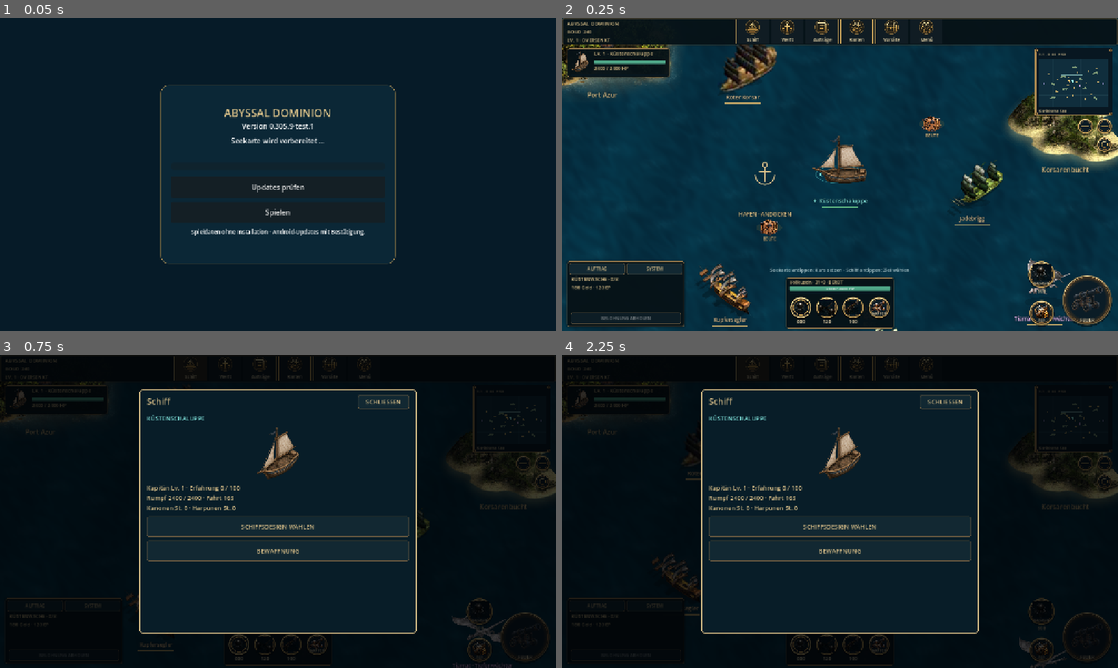
Above: before the commit, frames 1-4 (two rows, left to right).
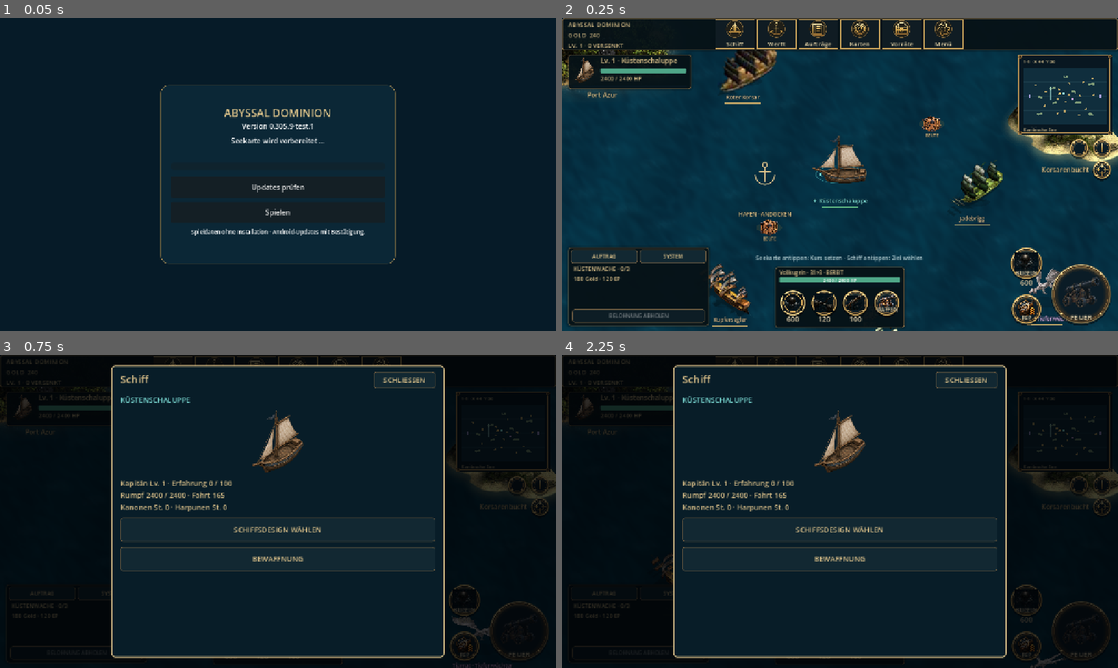
Above: after the commit, the same moments.

Repository: Broosskyy/Abyssal-Dominion-Beta
Game: Godot game, scene res://updater/launcher.tscn
The game is run twice, just before and just after one commit, with the same random seed, the same clock (stepped at 60 frames per second) and the same inputs.
Inputs:
- Up to frame 1 (0.05 s): no input
- Up to frame 2 (0.25 s): no input
- Up to frame 3 (0.75 s): click "Schiff" at 0.5 s
- Up to frame 4 (2.25 s): click "Werft" at 1.25 s; click "Aufträge" at 2 s

Frame 1 is identical in both runs. In frame 2, 17% of the frame differs, in the area x 0-100%, y 0-100%; in frame 3, 14%; in frame 4, 14%.

Commit message:
Enlarge mobile HUD and add persistent display profiles with scale-safe touch controls

Diff:
--- a/rebuild/m3052/nautical_button.gd
+++ b/rebuild/m3052/nautical_button.gd
@@ -23,7 +23,7 @@
 		draw_rect(Rect2(Vector2(1,1),size-Vector2(2,2)),gold,false,1.0)
 		draw_circle(Vector2(size.x*.5,19),17,Color("201f18"));draw_circle(Vector2(size.x*.5,19),16,Color("7e673d"),false,1,true)
 		if art!=null:draw_texture_rect(art,Rect2(Vector2(size.x*.5-14,5),Vector2(28,28)),false,Color.WHITE if not disabled else Color(.5,.5,.5))
-		var title_size=10 if size.x>=66 else 9
+		var title_size=12 if size.x>=66 else 10
 		var w=font.get_string_size(caption,HORIZONTAL_ALIGNMENT_LEFT,-1,title_size).x
 		draw_string(font,Vector2((size.x-w)*.5,size.y-6),caption,HORIZONTAL_ALIGNMENT_LEFT,-1,title_size,Color("f2dfb1"))
 		return
@@ -36,6 +36,11 @@
 		draw_circle(center,radius-t*radius*.22,Color("4c3820").lerp(Color("0b1c26"),t))
 	draw_circle(center,radius,gold,false,2.0,true)
 	draw_circle(center,radius-4,Color("80623a"),false,1.0,true)
+	# Small brass fasteners and a glass sheen keep each control readable at phone scale.
+	for angle in [PI*.25,PI*.75,PI*1.25,PI*1.75]:
+		var rivet=center+Vector2(cos(angle),sin(angle))*(radius-2)
+		draw_circle(rivet,1.5,Color("edcf89"))
+	draw_arc(center,radius-6,PI*1.05,PI*1.75,20,Color(1,.9,.6,.16),3,true)
 	draw_arc(center,radius-1,PI*1.05,PI*1.8,28,Color("fae1a0"),1.3,true)
 	if art!=null:
 		var dimensions=art.get_size()*diameter*.68/maxf(art.get_width(),art.get_height())
@@ -43,11 +48,11 @@
 	if hot:draw_circle(center,radius-6,Color("dfb15c"),false,1.2,true)
 	if cooldown>0:draw_arc(center,radius-7,-PI*.5,-PI*.5+TAU*(1-clampf(cooldown,0,1)),36,Color("e3bf76"),2,true)
 	if not caption.is_empty():
-		var fs=11 if diameter>70 else 9
+		var fs=14 if diameter>70 else 10
 		var w=font.get_string_size(caption,HORIZONTAL_ALIGNMENT_LEFT,-1,fs).x
 		draw_string_outline(font,Vector2(center.x-w*.5,diameter-9),caption,HORIZONTAL_ALIGNMENT_LEFT,-1,fs,3,Color("071018"))
 		draw_string(font,Vector2(center.x-w*.5,diameter-9),caption,HORIZONTAL_ALIGNMENT_LEFT,-1,fs,Color("f3e0b6"))
 	if not quantity.is_empty():
-		var w=font.get_string_size(quantity,HORIZONTAL_ALIGNMENT_LEFT,-1,12).x
-		draw_string_outline(font,Vector2(center.x-w*.5,size.y-2),quantity,HORIZONTAL_ALIGNMENT_LEFT,-1,12,3,Color("071018"))
-		draw_string(font,Vector2(center.x-w*.5,size.y-2),quantity,HORIZONTAL_ALIGNMENT_LEFT,-1,12,Color("f3e0b6"))
+		var w=font.get_string_size(quantity,HORIZONTAL_ALIGNMENT_LEFT,-1,14).x
+		draw_string_outline(font,Vector2(center.x-w*.5,size.y-2),quantity,HORIZONTAL_ALIGNMENT_LEFT,-1,14,3,Color("071018"))
+		draw_string(font,Vector2(center.x-w*.5,size.y-2),quantity,HORIZONTAL_ALIGNMENT_LEFT,-1,14,Color("f3e0b6"))
--- a/rebuild/m3052/sea_map.gd
+++ b/rebuild/m3052/sea_map.gd
@@ -6,6 +6,7 @@
 const VISUALS = preload("res://ship_visuals.gd")
 const USER_ROOT := "res://assets/user/"
 const SAVE := "user://captain_m3052.json"
+const HUD_SAVE := "user://display_m3052.json"
 const GOLD := Color("dcc18a")
 const CYAN := Color("80e3dc")
 var sim := SIM.new()
@@ -97,10 +98,14 @@
 var system_view=false
 var message_history: Array[String]=[]
 var previous_region := -1
+var hud_size := 1 # 0 compact, 1 comfortable, 2 large
+var journal_visible := true
+var hud_scale := 1.0
 
 func _ready() -> void:
 	_load_assets()
 	_load_progress()
+	_load_display()
 	previous_region=sim.map_id
 	camera = Camera2D.new()
 	camera.position = sim.player.pos
@@ -524,12 +529,12 @@
 	var layer =CanvasLayer.new()
 	add_child(layer)
 	ui=Control.new()
-	ui.set_anchors_and_offsets_preset(Control.PRESET_FULL_RECT)
+	ui.set_anchors_and_offsets_preset(Control.PRESET_TOP_LEFT)
 	ui.mouse_filter=Control.MOUSE_FILTER_IGNORE
 	layer.add_child(ui)
 	chrome=_panel(ui)
 	title=_text(chrome,"ABYSSAL DOMINION",12)
-	resources=_text(chrome,"",11,GOLD)
+	resources=_text(chrome,"",12,GOLD)
 	var nav_items=[["Schiff","ship","Schiff"],["Werft","anchor","Hafen"],["Aufträge","book","Logbuch"],["Karten","compass","Seekarten"],["Vorräte","chest","Munition"],["Menü","gear","Spielinfo"]]
 	for item in nav_items:
 		var kind: String=item[2]
@@ -537,7 +542,7 @@
 		button.set_meta("modal",kind);nav_buttons.append(button)
 	player_panel=_panel(ui)
 	player_portrait=_portrait(player_panel)
-	player_name=_text(player_panel,"",12,GOLD)
+	player_name=_text(player_panel,"",13,GOLD)
 	player_hp=_bar(player_panel)
 	player_numbers=_text(player_panel,"",11)
 	player_name.clip_text=true
@@ -545,7 +550,7 @@
 	var xp_style: StyleBoxFlat=player_xp.get_theme_stylebox("fill").duplicate();xp_style.bg_color=Color("348cb6");player_xp.add_theme_stylebox_override("fill",xp_style)
 	target_panel=_panel(ui)
 	target_portrait=_portrait(target_panel)
-	target_name=_text(target_panel,"",12);target_name.clip_text=true
+	target_name=_text(target_panel,"",13);target_name.clip_text=true
 	target_hp=_bar(target_panel)
 	target_health_skin=target_hp.get_theme_stylebox("fill").duplicate();target_hp.add_theme_stylebox_override("fill",target_health_skin)
 	target_numbers=_text(target_panel,"",11)
@@ -612,12 +617,19 @@
 
 func _layout() -> void:
 	if ui==null:return
-	var s =get_viewport_rect().size
-	var compact =s.y<560 or s.x<1000
+	var viewport_size=get_viewport_rect().size
+	# Scale only the HUD. Ocean, camera, world input and simulation keep viewport coordinates.
+	var base=clampf(viewport_size.y/600.0,1.0,1.35)
+	var requested=base*[0.86,1.0,1.14][hud_size]
+	hud_scale=clampf(requested,0.86,minf(viewport_size.x/720.0,viewport_size.y/390.0))
+	ui.scale=Vector2.ONE*hud_scale
+	var s=viewport_size/hud_scale
+	ui.size=s
+	var compact=viewport_size.y<560 or viewport_size.x<1000
 	if compact and elapsed<0.1:
 		desired_zoom=0.78
 		camera.zoom=Vector2.ONE*desired_zoom
-	water.size=s
+	water.size=viewport_size
 	var header=54.0 if compact else 62.0
 	_place(chrome,0,0,s.x,header)
 	title.visible=not compact;_place(title,12,4,210,18)
@@ -625,6 +637,7 @@
 	resources.visible=true
 	var nw=62.0 if compact else 80.0
 	var nav_x=(s.x-nw*nav_buttons.size())*.5
+	resources.size.x=maxf(90,nav_x-24)
 	for i in nav_buttons.size():_place(nav_buttons[i],nav_x+i*nw,2,nw-3,header-4)
 	var top=header+8
 	_place(player_panel,12,top,208 if compact else 236,66)
@@ -660,7 +673,7 @@
 	_place(status,status_x,dy-26,minf(440,side_x-status_x-12),20)
 	_place(interact,12,top+152,player_panel.size.x,36)
 	_place(quest_panel,12,s.y-(116 if compact else 150)-10,208 if compact else 270,116 if compact else 150)
-	quest_panel.visible=true
+	quest_panel.visible=journal_visible
 	_place(quest_tab,5,4,quest_panel.size.x*.5-7,23);_place(system_tab,quest_panel.size.x*.5+2,4,quest_panel.size.x*.5-7,23)
 	_place(quest_text,10,33,quest_panel.size.x-20,quest_panel.size.y-72)
 	_place(system_label,10,33,quest_panel.size.x-20,quest_panel.size.y-42)
@@ -871,8 +884,19 @@
 			travel_button.disabled=i==sim.map_id or locked or sim.docked
 		_info("Tippe auf ein Portal oder auf KURS ZUM PORTAL. Dein Schiff fährt hin und wechselt beim Erreichen automatisch. Levelgrenzen bleiben gültig; nach einem Treffer wartet das Portal 6 Sekunden. Im Hafen zuerst ablegen.")
 		_action("STEUERUNG & SPIELINFO",func():_open_modal("Spielinfo"))
+	elif kind=="Anzeige":
+		_info("DEINE SEEKARTE · DEINE OBERFLÄCHE",CYAN)
+		_info("Wähle die Größe für Anzeigen, Karte und Kampfbuttons. Die Spielwelt behält ihre eigene Zoomstufe. Deine Auswahl bleibt auf diesem Gerät gespeichert.")
+		for i in 3:
+			var index=i
+			var choice=_action((["KOMPAKT · mehr freie Seekarte","KOMFORT · größere Anzeigen","GROSS · beste Lesbarkeit"][i])+("   ✓" if hud_size==i else ""),func():_set_display(index,journal_visible))
+			choice.disabled=hud_size==i
+		_action("AUFTRAGSFENSTER: "+("EIN" if journal_visible else "AUS"),func():_set_display(hud_size,not journal_visible))
+		_info("Aufträge bleiben jederzeit oben über Aufträge erreichbar. Zwei Finger zum Zoomen; das Fadenkreuz holt die Kamera zum Schiff zurück.")
+		_action("STANDARD WIEDERHERSTELLEN",func():_set_display(1,true))
 	else:
 		_action("UPDATES PRÜFEN",func():_save_progress();get_tree().set_meta("abyssal_manual_update",true);get_tree().change_scene_to_file("res://updater/launcher.tscn"))
+		_action("ANZEIGE & HUD ANPASSEN",func():_open_modal("Anzeige"))
 		var info =_text(modal_body,"ABYSSAL DOMINION · STEUERUNG\n\nTippe auf freies Wasser zum Fahren.\nTippe auf ein Schiff …(619 unchanged characters)…
 		info.autowrap_mode=TextServer.AUTOWRAP_WORD_SMART
 		info.custom_minimum_size.y=300
@@ -1042,3 +1066,21 @@
 func _notification(what: int) -> void:
 	if what==NOTIFICATION_APPLICATION_PAUSED or what==NOTIFICATION_WM_CLOSE_REQUEST:
 		_save_progress()
+
+func _load_display() -> void:
+	if not FileAccess.file_exists(HUD_SAVE):return
+	var data: Variant=JSON.parse_string(FileAccess.get_file_as_string(HUD_SAVE))
+	if not data is Dictionary:return
+	hud_size=clampi(int(data.get("hud_size",1)),0,2)
+	journal_visible=bool(data.get("journal_visible",true))
+
+func _set_display(size_index: int,show_journal: bool) -> void:
+	hud_size=clampi(size_index,0,2)
+	journal_visible=show_journal
+	var file=FileAccess.open(HUD_SAVE,FileAccess.WRITE)
+	if file!=null:
+		file.store_string(JSON.stringify({"hud_size":hud_size,"journal_visible":journal_visible}))
+		file.close()
+	_layout()
+	_open_modal("Anzeige")
+	_refresh_ui()
--- a/rebuild/m3052/tests/hud_portal_capture.gd
+++ b/rebuild/m3052/tests/hud_portal_capture.gd
@@ -17,6 +17,7 @@
 	var game=load("res://sea_map.tscn").instantiate();root.add_child(game);current_scene=game
 	await process_frame
 	game.set_process(false);game.elapsed=2.0
+	game.hud_size=1;game.journal_visible=true
 	game.sim.player.pos=Vector2(1800,1320);game.sim.player.hp=1850;game.sim.level=4
 	game.camera.position=Vector2(1720,1180);game.camera.zoom=Vector2.ONE*.96
 	var npc=game.sim.npcs[0];npc.pos=game.sim.player.pos+Vector2(260,70);npc.home=npc.pos
@@ -29,6 +30,12 @@
 		game._open_modal("Munition")
 		await _shot(game,output,"ammo-%dx%d" % [dimensions.x,dimensions.y])
 		game.modal.hide();game.modal_backdrop.hide()
+	root.size=Vector2i(1560,720)
+	game._set_display(2,false);game.modal.hide();game.modal_backdrop.hide()
+	await _shot(game,output,"hud-large-1560x720")
+	game._open_modal("Anzeige")
+	await _shot(game,output,"display-1560x720")
+	game._set_display(1,true);game.modal.hide();game.modal_backdrop.hide()
 	root.size=Vector2i(1280,720)
 	game.sim.npcs.clear();game.sim.drops.clear();game.sim.player.pos=game.sim.portals[0].pos-Vector2(220,0)
 	game.camera.position=game.sim.portals[0].pos;game.camera.force_update_scroll()
--- a/rebuild/m3052/tests/ui_test.gd
+++ b/rebuild/m3052/tests/ui_test.gd
@@ -187,6 +187,33 @@
 	check(game.sim.map_id==1 and game.camera.position==game.sim.player.pos and game.previous_region==1,"touch-to-arrival crossing switches region, recenters camera and synchronizes scene")
 	game._load_progress()
 	check(game.sim.map_id==1,"automatic portal arrival is saved to the captain file")
+	# Exercise preferences through the actual settings callbacks at every supported size.
+	var captain_before: Dictionary=game.sim.export_save()
+	for dimensions in [Vector2i(1280,720),Vector2i(1560,720),Vector2i(844,390),Vector2i(720,405)]:
+		root.size=dimensions
+		await process_frame
+		for preset in 3:
+			game._set_display(preset,true)
+			await process_frame;await process_frame
+			check(game.modal_kind=="Anzeige" and game.modal.visible,"display settings remain usable after changing scale")
+			check(game.modal.get_global_rect().position.x>=0 and game.modal.get_global_rect().end.x<=dimensions.x+1 and game.modal.get_global_rect().end.y<=dimensions.y+1,"scaled settings panel fits %s preset %d" % [dimensions,preset])
+			game.modal.hide()
+			var touch: Array=[game.attack,game.repair,game.ammo_selector,game.center_button,game.zoom_in,game.zoom_out,game.loadout_button]
+			touch.append_array(game.ammo_buttons)
+			for control: Control in touch:
+				var bounds=control.get_global_rect()
+				check(bounds.position.x>=0 and bounds.position.y>=0 and bounds.end.x<=dimensions.x+1 and bounds.end.y<=dimensions.y+1,"scaled touch target remains inside viewport")
+			for i in touch.size():
+				for j in range(i+1,touch.size()):check(not touch[i].get_global_rect().intersects(touch[j].get_global_rect()),"scaled touch targets remain independent")
+			check(game.water.size==Vector2(dimensions),"HUD scaling does not resize ocean or world coordinates")
+			check(game._hud_contains(game.player_hp.get_global_rect().get_center()),"scaled HP hit testing uses viewport coordinates")
+	game._set_display(2,false)
+	game.hud_size=0;game.journal_visible=true;game._load_display();game._layout()
+	check(game.hud_size==2 and not game.quest_panel.visible,"HUD size and journal visibility survive reload")
+	check(game.sim.export_save()==captain_before,"display choices preserve all captain progress")
+	game._set_display(1,true);game.modal.hide()
+	root.size=Vector2i(1560,720);await process_frame;game._layout()
+	check(game.attack.get_global_rect().size.x>=140,"comfortable wide-phone layout has a larger primary attack button")
 	var result={"status":"PASS" if failures.is_empty() else "FAIL","checks":count,"failures":failures}
 	print(JSON.stringify(result))
 	quit(0 if failures.is_empty() else 1)
